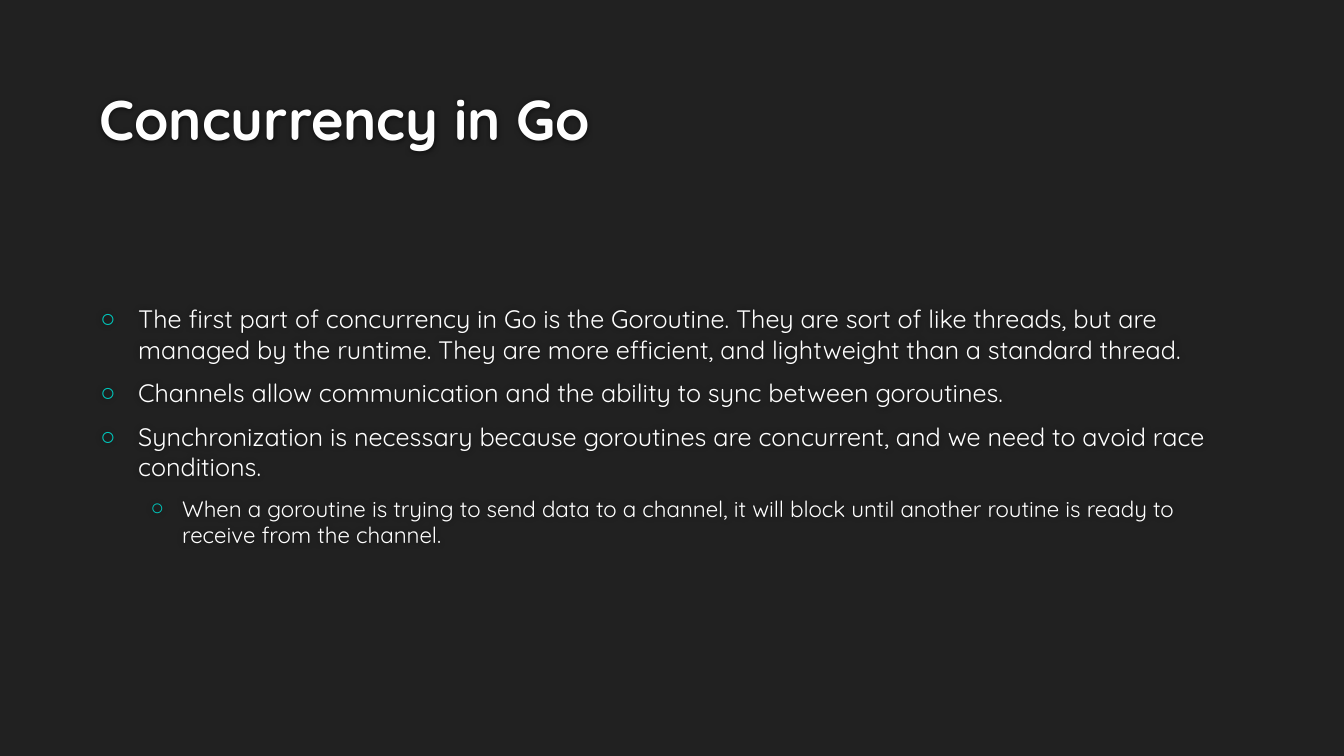
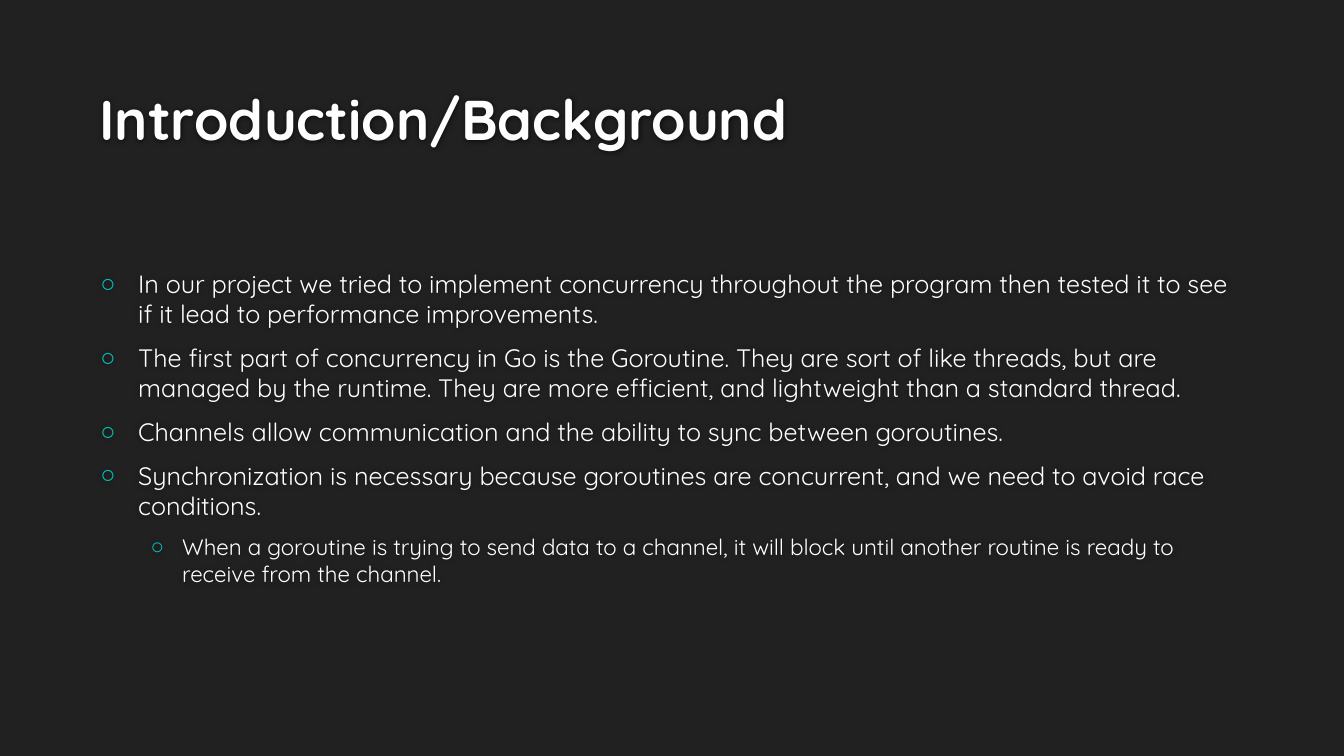
Before and after one commit to jacksongodsey/moviesearch, a slide deck: slide 2 of GROUP.pptx (slide 3 before the commit). Drawn at 1344x756 pixels with LibreOffice and Linux fonts; fonts in the diff are those of the drawing; background and template pictures are left out. Boxes give left, top, right and bottom in pixels: in the first picture for what was removed or moved away, otherwise in the second. Text is boxed around its words. In the diff, an @@ line names an element or a change of style, - is before the commit and + after.

```diff
--- a/GROUP.pptx
+++ b/GROUP.pptx
@@ title at bbox=[99, 95, 787, 151]: text changed @@
-Concurrency in Go
+Introduction/Background
@@ text at bbox=[138, 274, 1227, 328]: paragraph added @@
+○ In our project we tried to implement concurrency throughout the program then tested it to see if it lead to performance improvements.
```
Also in this commit, not shown: 5 other slides changed, 1 slide added, 2 slides removed, 1 other file.
